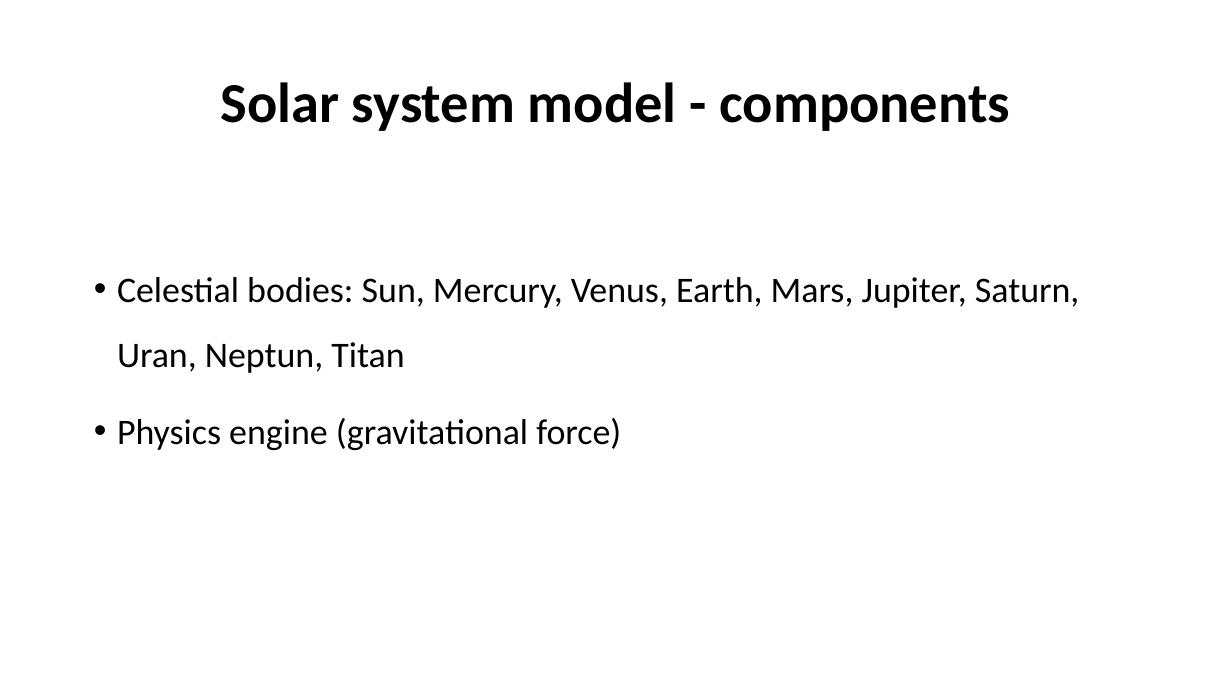
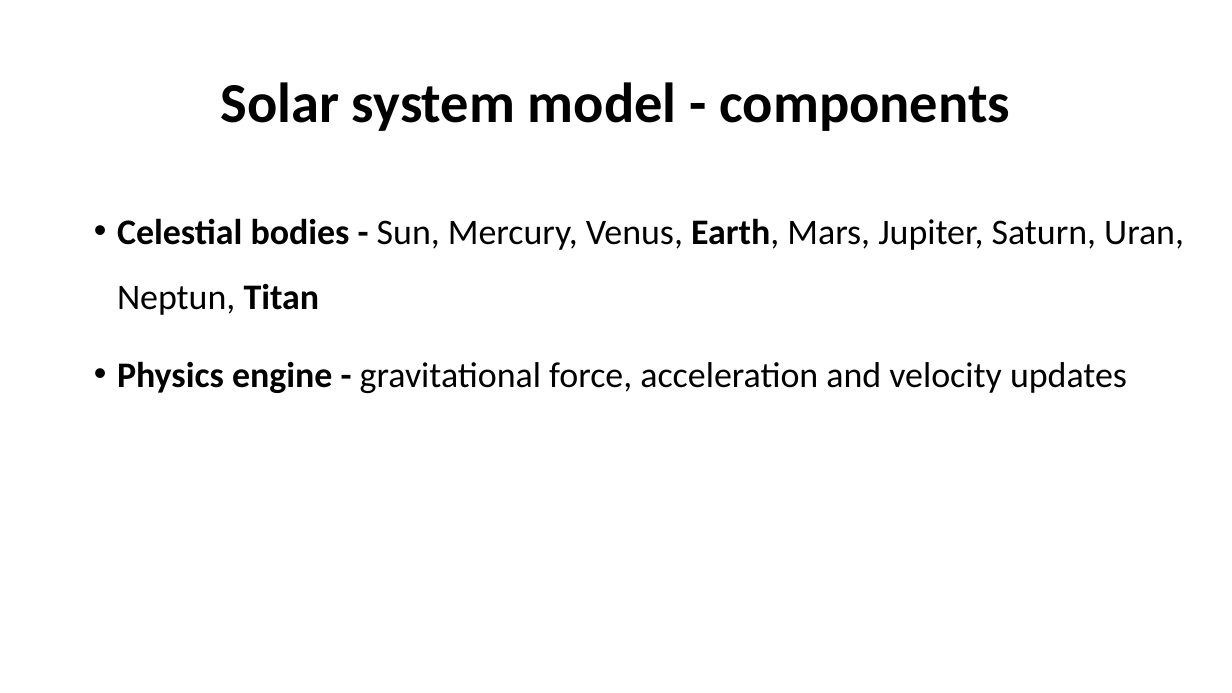
Before and after one commit to rLegziel/Project-1.2, a slide deck: slide 2 of Titan Probe - presentation.pptx. Drawn at 1232x693 pixels with LibreOffice and Linux fonts; fonts in the diff are those of the drawing. Boxes give left, top, right and bottom in pixels: in the first picture for what was removed or moved away, otherwise in the second. Text is boxed around its words. In the diff, an @@ line names an element or a change of style, - is before the commit and + after.

Commit message:
Add files via upload
Presentation

```diff
--- a/Titan Probe - presentation.pptx
+++ b/Titan Probe - presentation.pptx
@@ text at (x1=117, y1=218, x2=1184, y2=393): text changed @@
-• Celestial bodies: Sun, Mercury, Venus, Earth, Mars, Jupiter, Saturn, Uran, Neptun, Titan
-• Physics engine (gravitational force)
+• Celestial bodies - Sun, Mercury, Venus, Earth, Mars, Jupiter, Saturn, Uran, Neptun, Titan
+• Physics engine - gravitational force, acceleration and velocity updates
```
Also in this commit, not shown: 2 other slides changed, 2 slides added.
